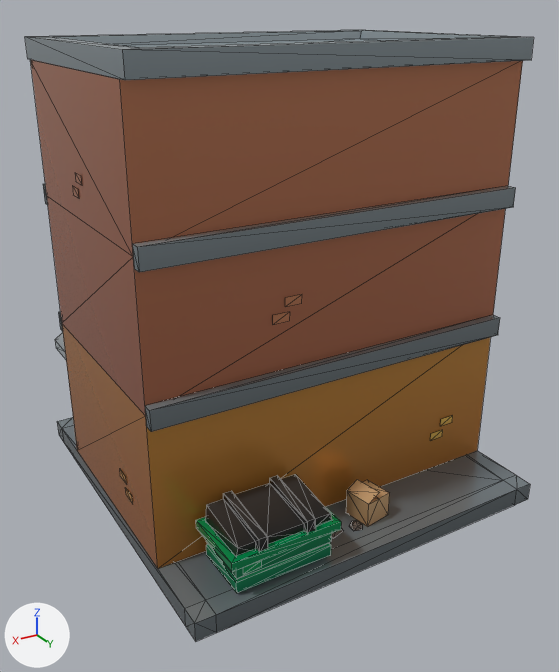
Two versions of the glTF model model_3d/Building1/Building.glb, one commit apart.
Rendered twice from a 50 mm lens placed at (1.99, 3.35, 2.5), pointed at (0.05, 0.12, 0.88). Lighting does not change. The marker at lower left points along +X, +Y and +Z. Mesh edges are drawn as thin lines. Where no turn or scale is listed for an object, it has been applied to the vertices. Vertices at the same position are counted once.

Objects in the first picture: 'building_E'.
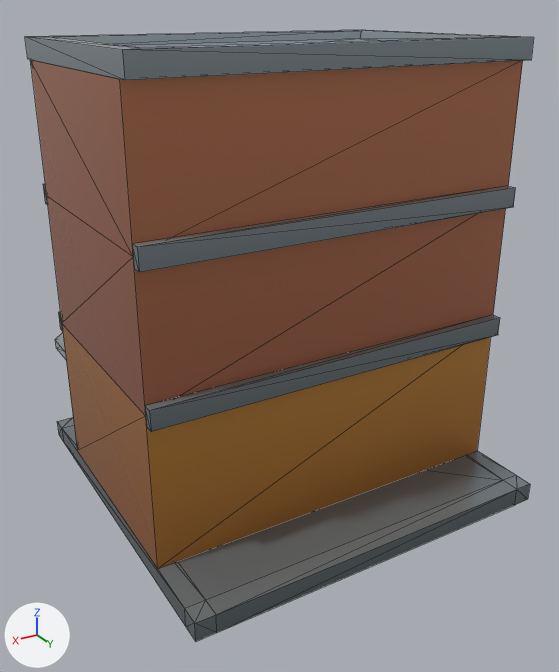
Boxes (x1, y1, x2, y2) around the edits, measured in the pictures (559 x 672 px):
part 1 of me_building_e, deleted: before (72, 172, 453, 593)

Edits to the bpy script that builds the scene:
```text
Change me_building_e:
    used by ob_building_e; location = (0.0, 0.0, 0.0)
    remove me_building_e.from_pydata(...)  # 1123 vertices, 1356 faces; spans x -1.0..1.0, y -1.0..1.0, z 0.0..2.35
    add me_building_e.from_pydata(...)  # 917 vertices, 1106 faces; spans x -1.0..1.0, y -1.0..1.0, z 0.0..2.35
    me_building_e part 1: 24 loose pieces with 206 vertices, spanning x -1.0..1.0, y -0.57..0.98, z 0.1..1.81, are deleted
```
